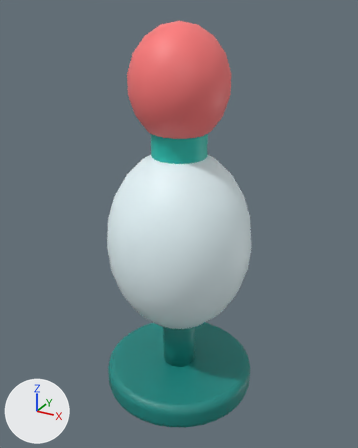
A saved change to the FBX model EvolutionShop/Assets/EvolutionShop/Resources/Art/GrowthKit/SiphonBulb.fbx.
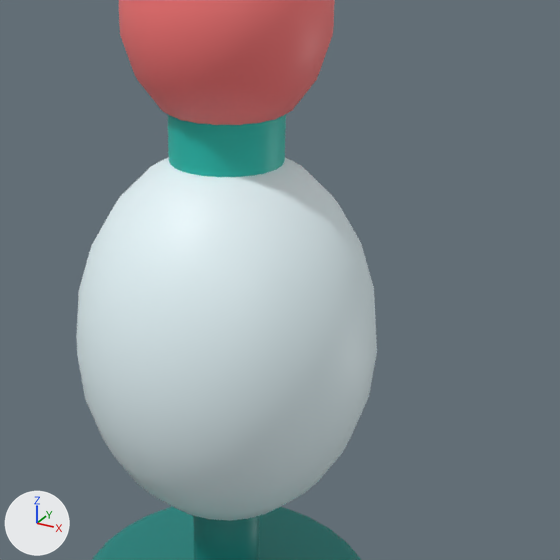
There are two pictures of each version: one whole from a camera (50 mm lens) standing at (-0.07, -0.353, 1.179) and looking at (-0.22, -0.08, 1.042), one close up on the part from 20% to 95% of the width and 18% to 78% of the height. Every picture has the same lights, and +X, +Y and +Z are marked at lower left. The last two pictures show the newer version. Where no turn or scale is listed for an object, it has been applied to the vertices.

Objects in the first close-up: 'SiphonBulb mesh'.
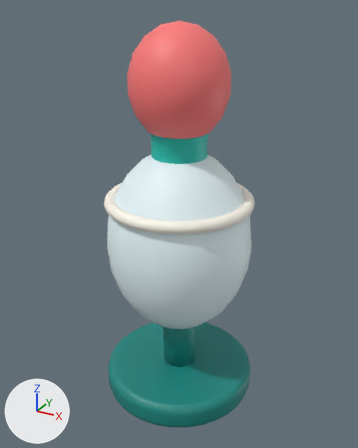
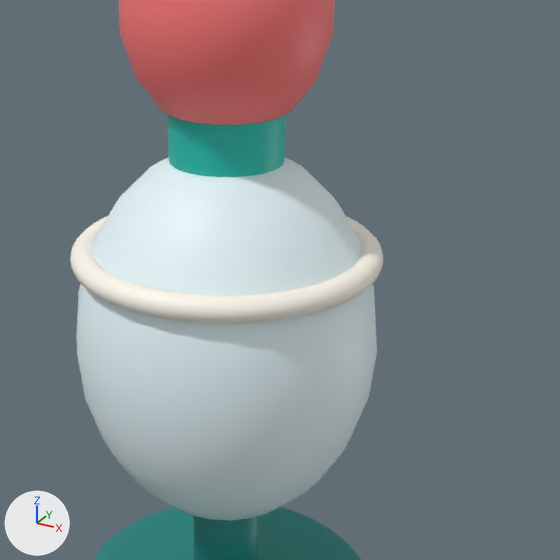
Edits to the bpy script that builds the scene:
```text
Add mat_gk_paper:
    mat_gk_paper = principled_material('GK_Paper')
    mat_gk_paper.base_color = (1.0, 0.965, 0.863)  # white #fffbef
Change me_cylinder_105:
    used by ob_siphonbulb_mesh; location = (0.0, 0.0, 0.0)
    remove me_cylinder_105.from_pydata(...)  # 1062 vertices, 1044 faces; spans x -0.275..-0.165, y -0.135..-0.025, z 0.91..1.171
    add me_cylinder_105.from_pydata(...)  # 1638 vertices, 1620 faces; spans x -0.275..-0.165, y -0.135..-0.025, z 0.91..1.171
    me_cylinder_105 part 1: a new loose piece, a torus around z (ring radius 0.046, tube radius 0.004) spanning x -0.27..-0.17, y -0.13..-0.03, z 1.056..1.064, in mat_gk_paper (white #fffbef)
    add me_cylinder_105.materials.append(mat_gk_paper)  # white #fffbef
```

Pixel boxes [x1, y1, x2, y2] of what changed, in the close-ups (560 x 560 px):
'SiphonBulb mesh', reshaped: before [76, 0, 377, 560]; after [70, 0, 383, 560]
part 1 of me_cylinder_105, added: after [70, 216, 383, 324]
